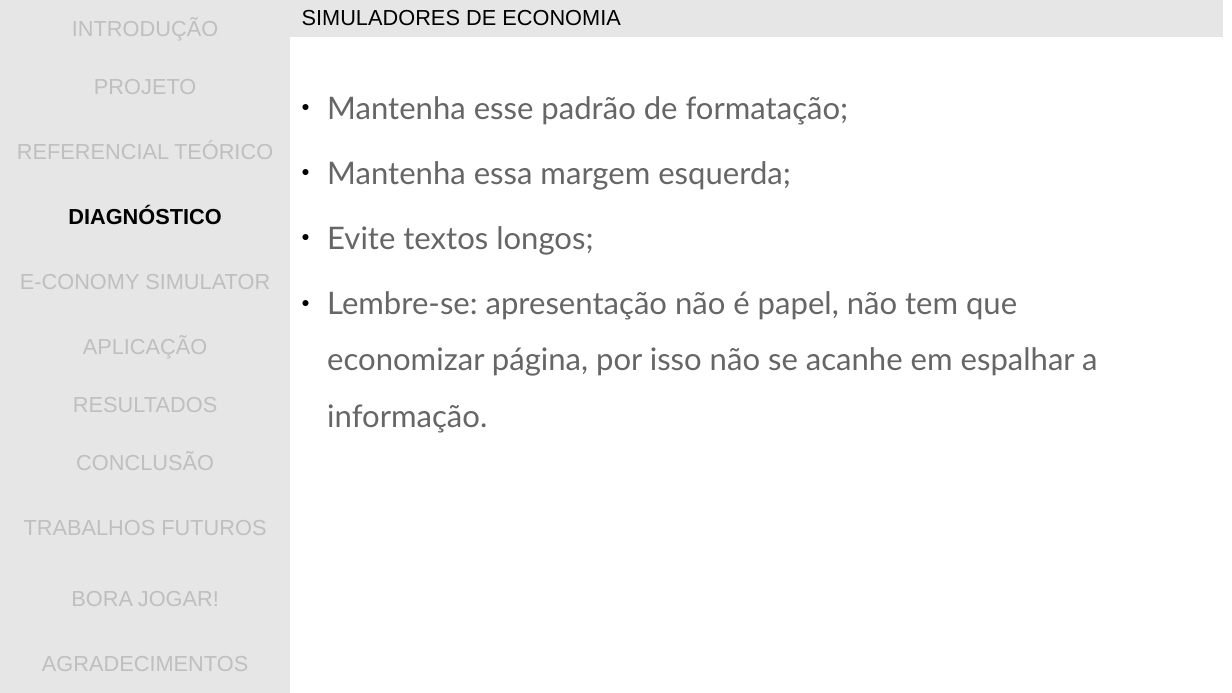
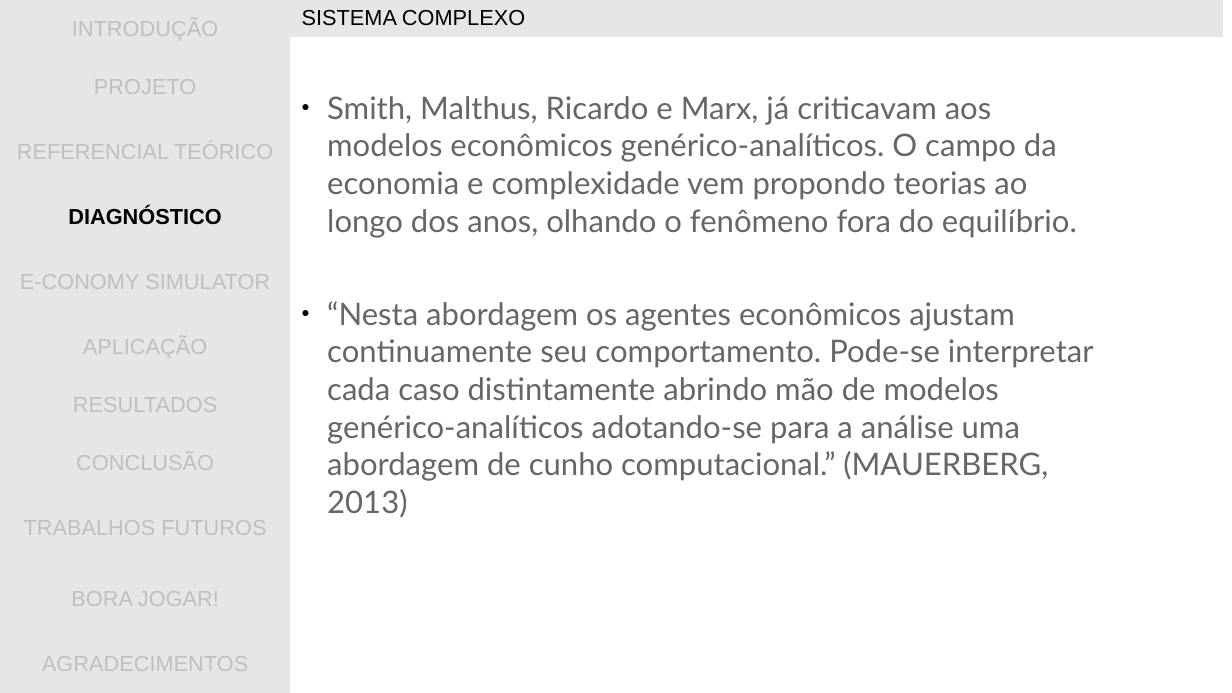
Before and after one commit to gwathsule/e-conomy-simulator, a slide deck: slide 9 of documentacao/apresentacao_tcc.ppt (slide 17 before the commit). Drawn at 1232x693 pixels with LibreOffice and Linux fonts; fonts in the diff are those of the drawing; background and template pictures are left out. Boxes give left, top, right and bottom in pixels: in the first picture for what was removed or moved away, otherwise in the second. Text is boxed around its words. In the diff, an @@ line names an element or a change of style, - is before the commit and + after.

```diff
--- a/documentacao/apresentacao_tcc.ppt
+++ b/documentacao/apresentacao_tcc.ppt
@@ table at [291, 0, 1224, 37] @@
-row 1, column 1: SIMULADORES DE ECONOMIA
+row 1, column 1: SISTEMA COMPLEXO
@@ text at [327, 96, 1094, 518]: text changed @@
-● Mantenha esse padrão de formatação;
-● Mantenha essa margem esquerda;
-● Evite textos longos;
-● Lembre-se: apresentação não é papel, não tem que economizar página, por isso não se acanhe em espalhar a informação.
+● Smith, Malthus, Ricardo e Marx, já criticavam aos modelos econômicos genérico-analíticos. O campo da economia e complexidade vem propondo teorias ao longo dos anos, olhando o fenômeno fora do equilíbrio.
+● “Nesta abordagem os agentes econômicos ajustam continuamente seu comportamento. Pode-se interpretar cada caso distintamente abrindo mão de modelos genérico-analíticos adotando-se para a análise uma abordagem de cunho computacional.” (MAUERBERG, 2013)
```
Also in this commit, not shown: 7 other slides changed, 2 slides added, 4 slides removed.
